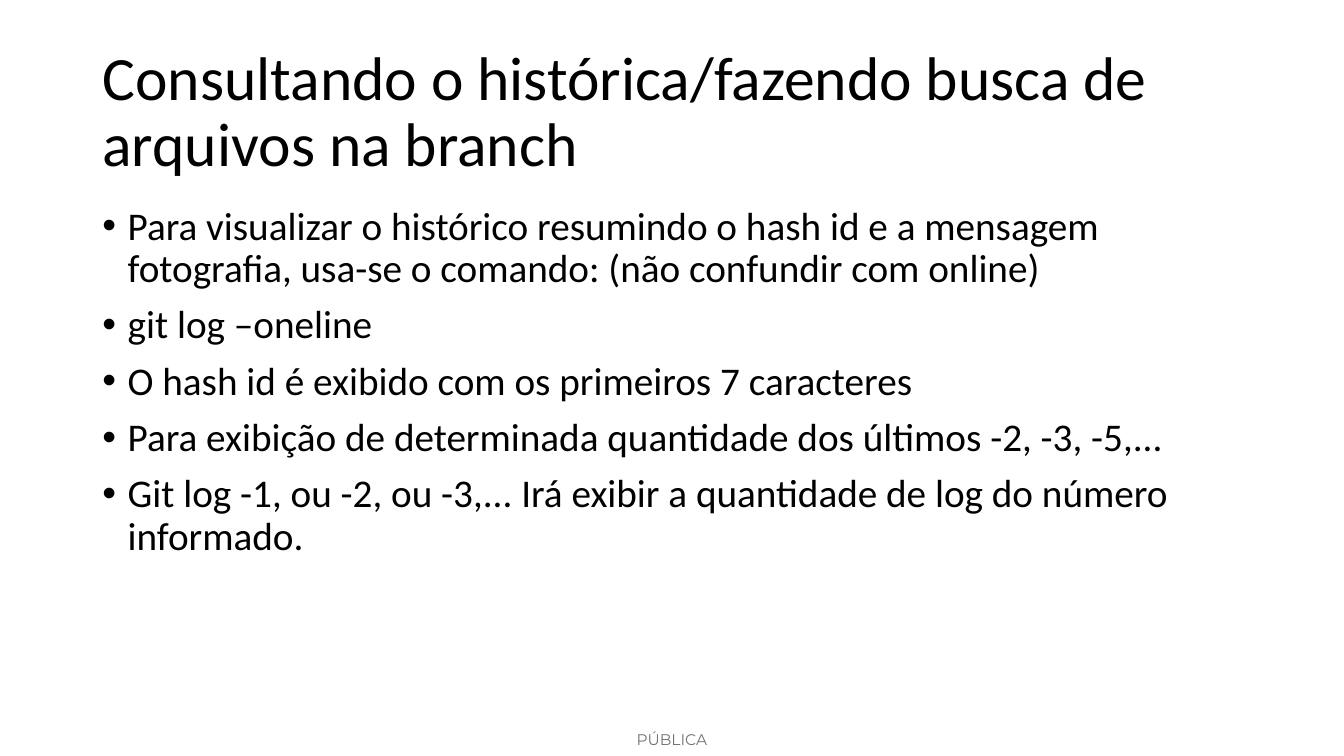
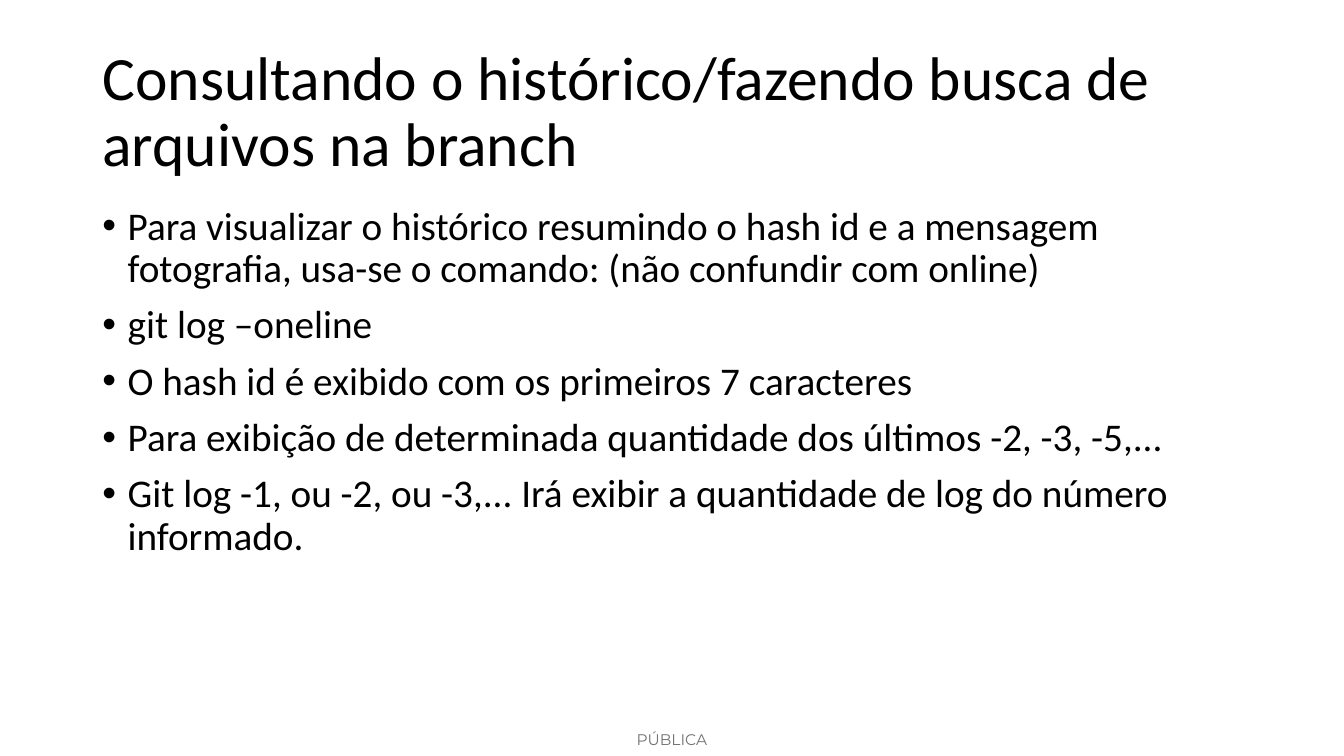
Before and after one commit to elvirmoraes-git/gitegithubdobasicoaoavancado, a slide deck: slide 26 of Curso_Git_e_GitHub.pptx. Drawn at 1344x756 pixels with LibreOffice and Linux fonts; fonts in the diff are those of the drawing. Boxes give left, top, right and bottom in pixels: in the first picture for what was removed or moved away, otherwise in the second. Text is boxed around its words. In the diff, an @@ line names an element or a change of style, - is before the commit and + after.

```diff
--- a/Curso_Git_e_GitHub.pptx
+++ b/Curso_Git_e_GitHub.pptx
@@ title at [102,57,1150,176]: text changed @@
-Consultando o histórica/fazendo busca de arquivos na branch
+Consultando o histórico/fazendo busca de arquivos na branch
```
Also in this commit, not shown: 2 other files.
